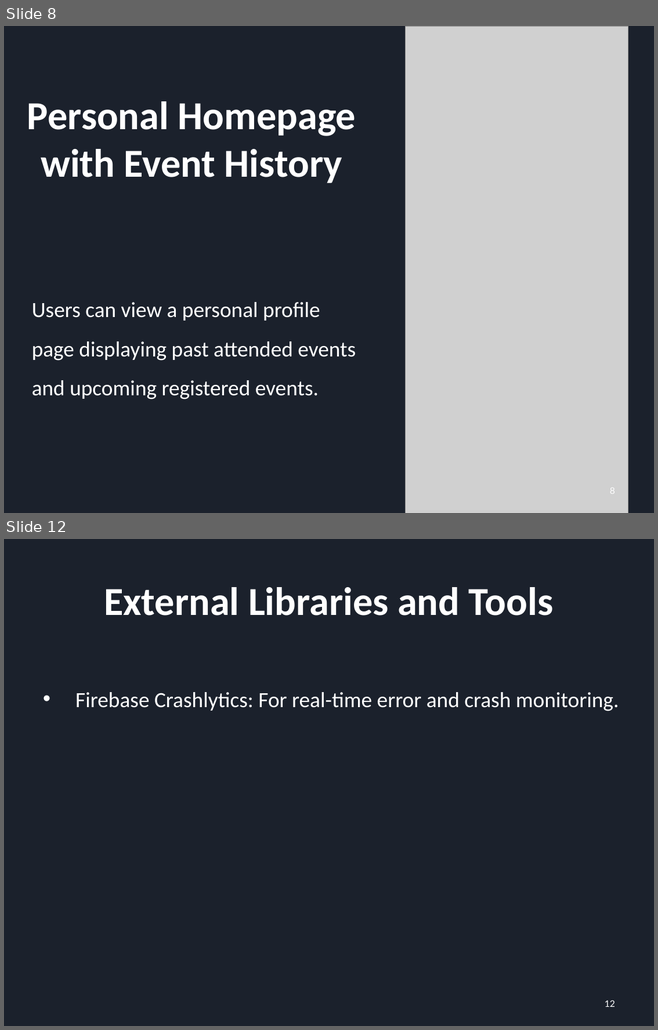
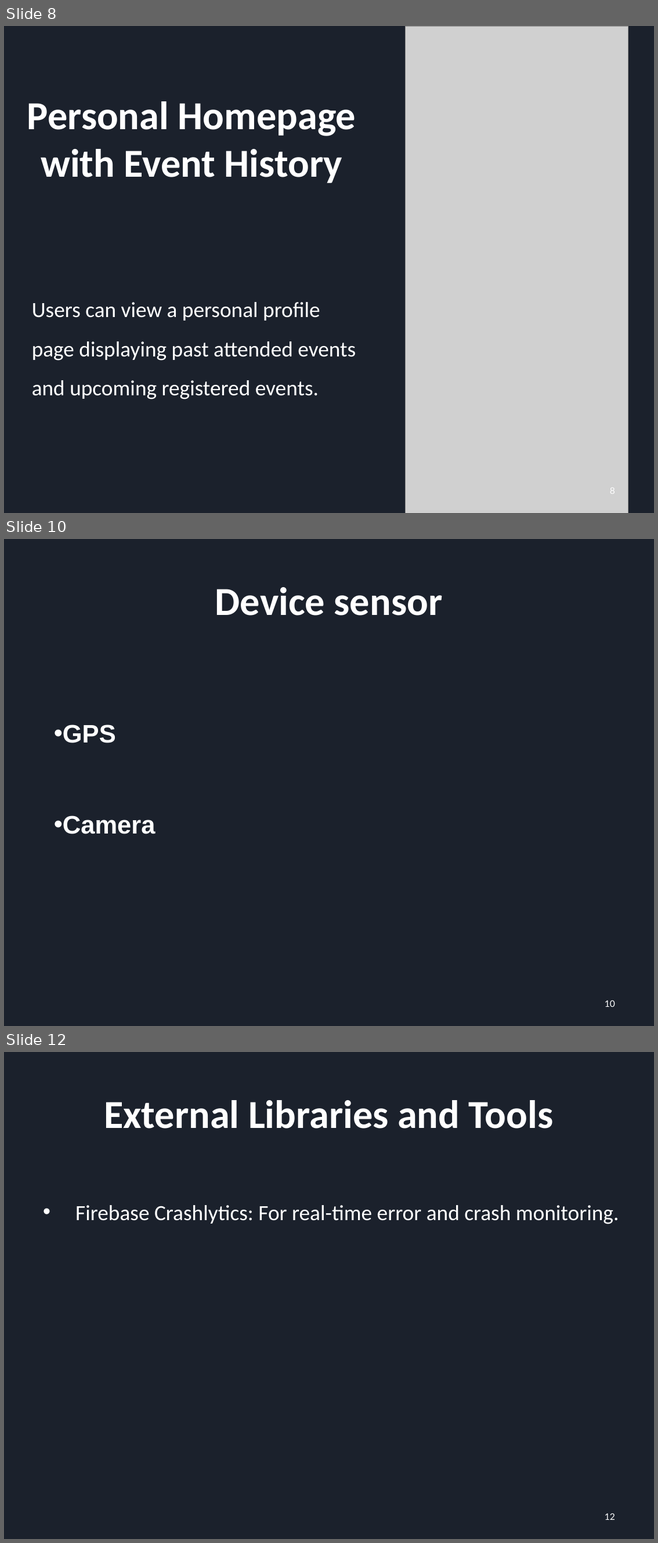
Before and after one commit to YuchenCao1/Jialong-Yuchen-Zihan-Team-BU-Event-Planer, a slide deck: First_PRE.pptx. Shown one above the other, each under a label of ours: slides 8 and 12 before the commit, slides 8, 10 and 12 after it; the slides between them are not shown. The pictures are 658x1030 and 658x1543 pixels, drawn with LibreOffice and Linux fonts; fonts in the diff are those of the drawing; grey boxes stand for pictures. Boxes give left, top, right and bottom in pixels: in the first picture for what was removed or moved away, otherwise in the second. Text is boxed around its words. In the diff, an @@ line names an element or a change of style, - is before the commit and + after.

```diff
--- a/First_PRE.pptx
+++ b/First_PRE.pptx
@@ slide 10 added at <box>4,539,654,1026</box>, background #1B212C @@
@@ title added at <box>215,587,442,616</box>, 44 pt, text #FFFFFF, bold @@
+Device sensor
@@ text added at <box>63,725,155,834</box>, 28 pt, text #FFFFFF, bold @@
+• GPS
+• Camera
@@ page number added at <box>604,1000,615,1007</box>, 10 pt, text #FFFFFF @@
+10
```
Also in this commit, not shown: 2 slides changed, 1 other slide added, 2 slides removed, 1 other file.
